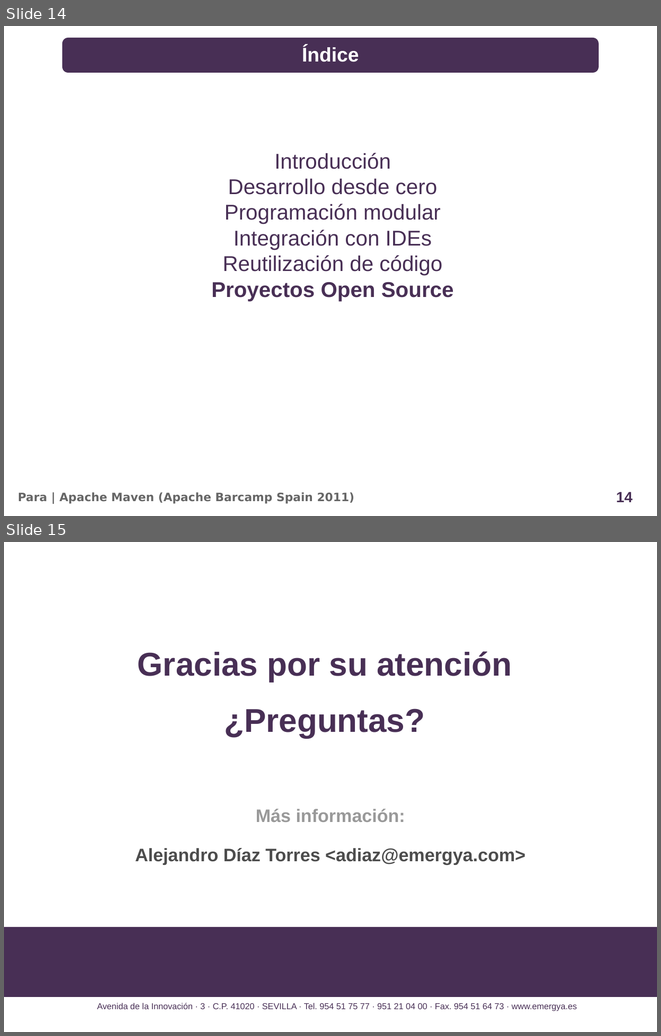
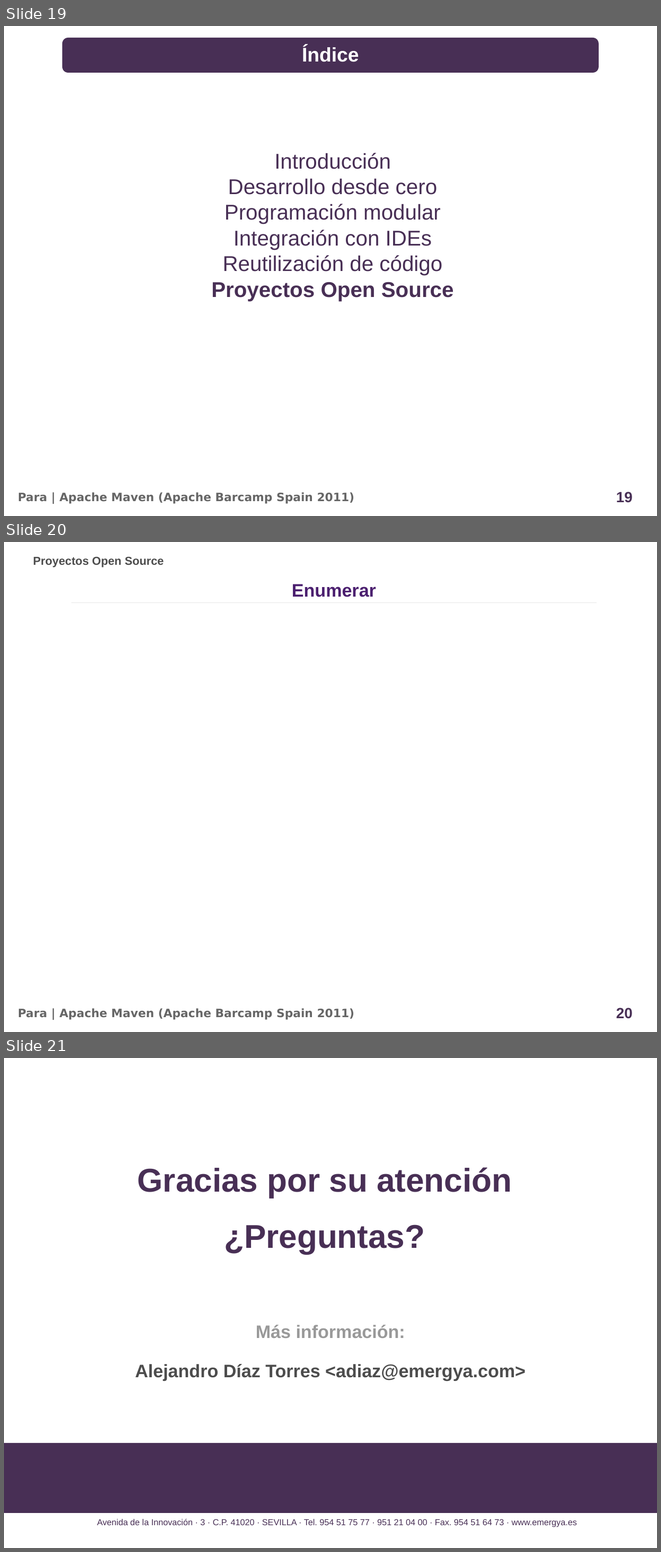
Before and after one commit to alediator/barcamp-maven, a slide deck: doc/slideshare.odp. Shown one above the other, each under a label of ours: slides 14 and 15 before the commit, slides 19, 20 and 21 after it. The pictures are 661x1036 and 661x1552 pixels, drawn with LibreOffice and Linux fonts; fonts in the diff are those of the drawing; background and template pictures are left out. Boxes give left, top, right and bottom in pixels: in the first picture for what was removed or moved away, otherwise in the second. Text is boxed around its words. In the diff, an @@ line names an element or a change of style, - is before the commit and + after.

```diff
--- a/doc/slideshare.odp
+++ b/doc/slideshare.odp
@@ slide 20 added at (4,542,657,1032), background #FFFFFF; not listed: 2 template elements that a slide beside it also shows @@
@@ text added at (33,557,164,567), 14 pt, text #4C4C4C, bold @@
+Proyectos Open Source
@@ text added at (292,584,376,597), 22 pt, text #4B1F6F, bold @@
+Enumerar
@@ line added from (71, 602) to (597, 602), #E6E6E6 0 pt @@
@@ what was slide 14 is now slide 19 @@
@@ page number at (616,491,633,502): text changed @@
-14
+19
@@ what was slide 15 is now slide 21 @@
```
Also in this commit, not shown: 5 other slides added.
